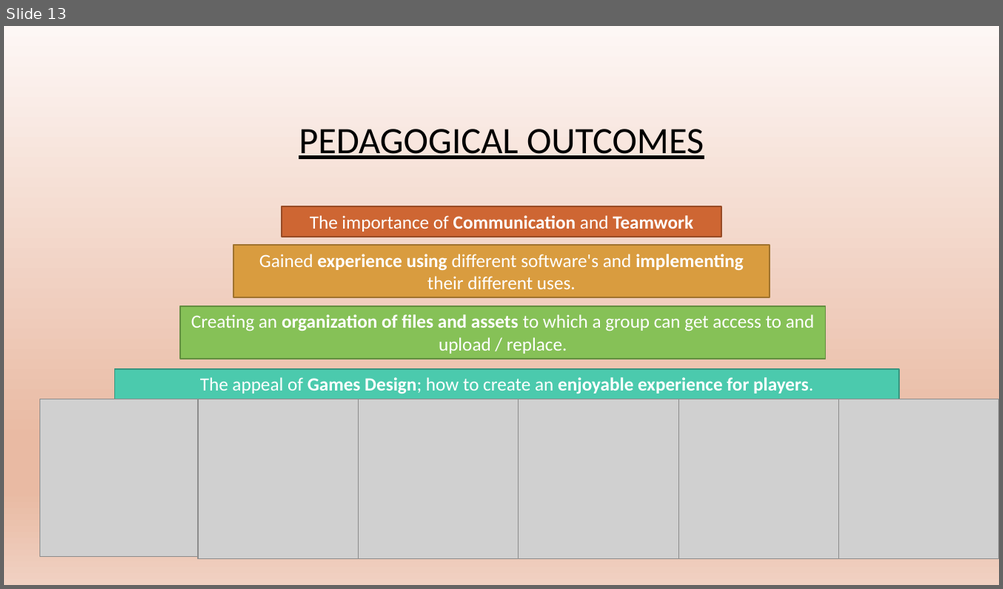
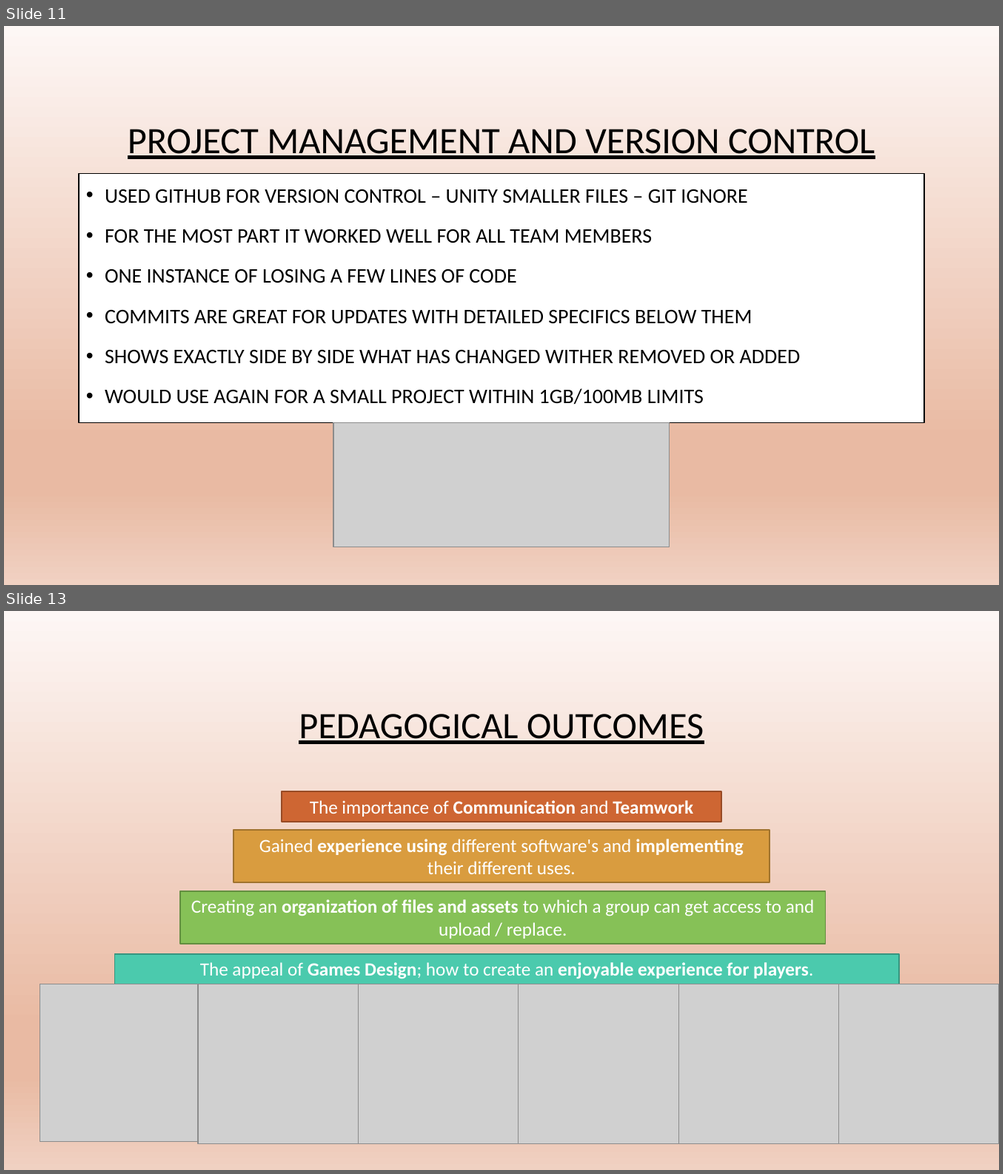
Before and after one commit to chesney85/Year2GameDev, a slide deck: TeamDocs/WordDocs/Presentation/JelBlob_Presentation_AW.pptx. Shown one above the other, each under a label of ours: slide 13 before the commit, slides 11 and 13 after it; the slides between them are not shown. The pictures are 1003x589 and 1003x1174 pixels, drawn with LibreOffice and Linux fonts; fonts in the diff are those of the drawing; grey boxes stand for pictures; background and template pictures are left out. Boxes give left, top, right and bottom in pixels: in the first picture for what was removed or moved away, otherwise in the second. Text is boxed around its words. In the diff, an @@ line names an element or a change of style, - is before the commit and + after.

Commit message:
Updated with Audio, Development and Project Areas

```diff
--- a/TeamDocs/WordDocs/Presentation/JelBlob_Presentation_AW.pptx
+++ b/TeamDocs/WordDocs/Presentation/JelBlob_Presentation_AW.pptx
@@ slide 11 added at (x1=4, y1=26, x2=999, y2=585), background picture (left out) @@
@@ title added at (x1=128, y1=129, x2=874, y2=159), 36 pt, text #000000, underline @@
+PROJECT MANAGEMENT AND VERSION CONTROL
@@ text added at (x1=79, y1=174, x2=924, y2=423), fill #FFFFFF, outline #000000 1.25 pt, 20 pt, text #000000 @@
+• USED GITHUB FOR VERSION CONTROL – UNITY SMALLER FILES – GIT IGNORE
+• FOR THE MOST PART IT WORKED WELL FOR ALL TEAM MEMBERS
+• ONE INSTANCE OF LOSING A FEW LINES OF CODE
+• COMMITS ARE GREAT FOR UPDATES WITH DETAILED SPECIFICS BELOW THEM
+• SHOWS EXACTLY SIDE BY SIDE WHAT HAS CHANGED WITHER REMOVED OR ADDED
+• WOULD USE AGAIN FOR A SMALL PROJECT WITHIN 1GB/100MB LIMITS
@@ picture added at (x1=334, y1=423, x2=669, y2=548) @@
```
Also in this commit, not shown: 1 slide changed, 2 other slides added, 3 slides removed.
